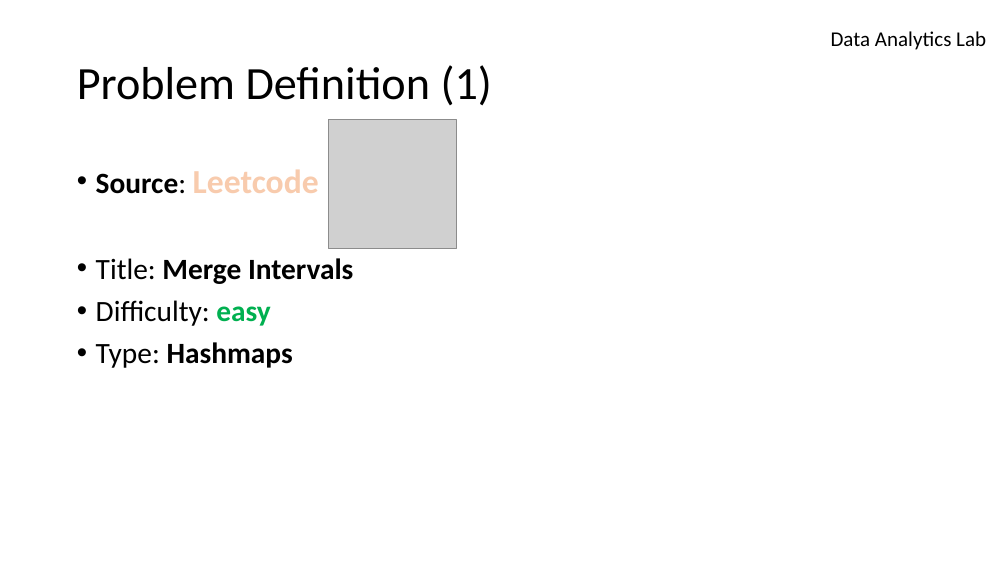
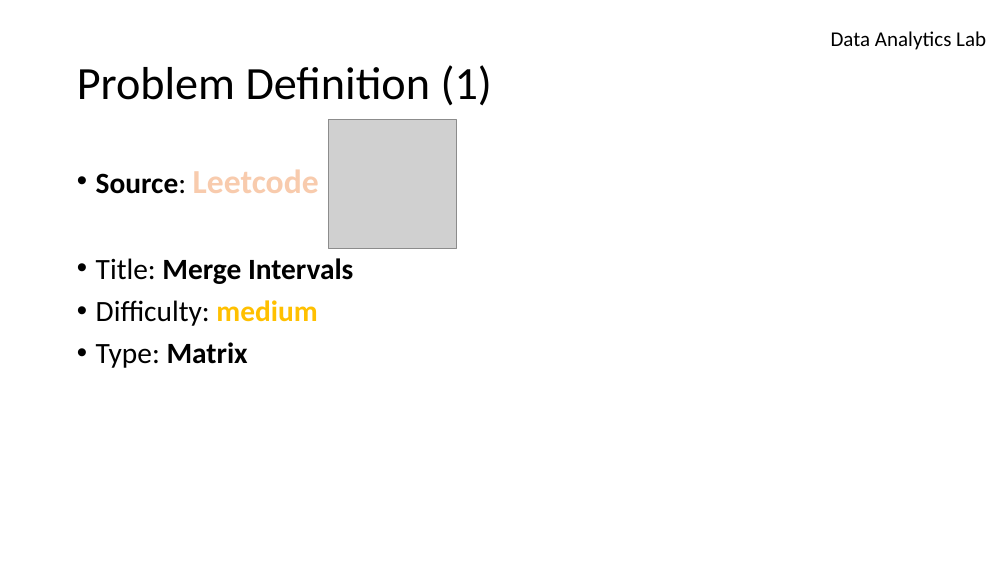
Before and after one commit to azimjaan21/algoMAP, a slide deck: slide 2 of Arrays & Strings/#3.pptx. Drawn at 1008x567 pixels with LibreOffice and Linux fonts; fonts in the diff are those of the drawing; grey boxes stand for pictures; background and template pictures are left out. Boxes give left, top, right and bottom in pixels: in the first picture for what was removed or moved away, otherwise in the second. Text is boxed around its words. In the diff, an @@ line names an element or a change of style, - is before the commit and + after.

```diff
--- a/Arrays & Strings/#3.pptx
+++ b/Arrays & Strings/#3.pptx
@@ text at (x1=96, y1=300, x2=317, y2=368): text changed @@
-• Difficulty: easy
-• Type: Hashmaps
+• Difficulty: medium
+• Type: Matrix
```
Also in this commit, not shown: 4 other slides changed, 3 slides added, 2 slides removed, 2 other files.
